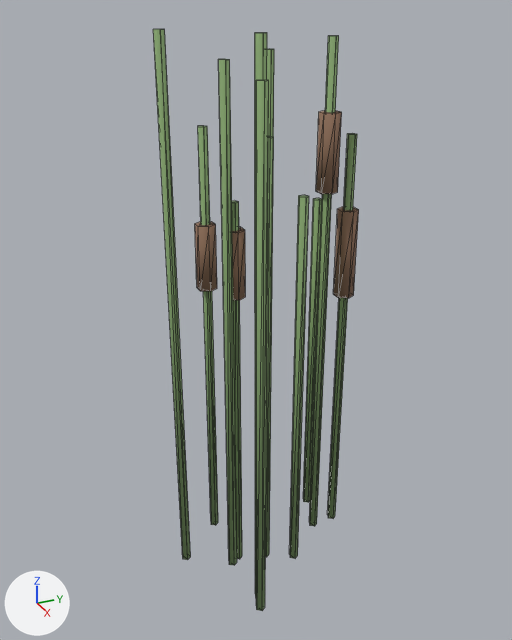
Renders of the glTF model prototype/assets/models/terrain/reeds_2.glb from each side of a commit.
One viewpoint serves both versions: a camera (50 mm lens) standing at (2.037, -0.903, 2.079) and looking at (-0.06, 0.041, 1.03). Every picture has the same lights, and +X, +Y and +Z are marked at lower left. The older version comes first. Mesh edges are drawn as thin lines.

The first picture shows 'reeds_2'.
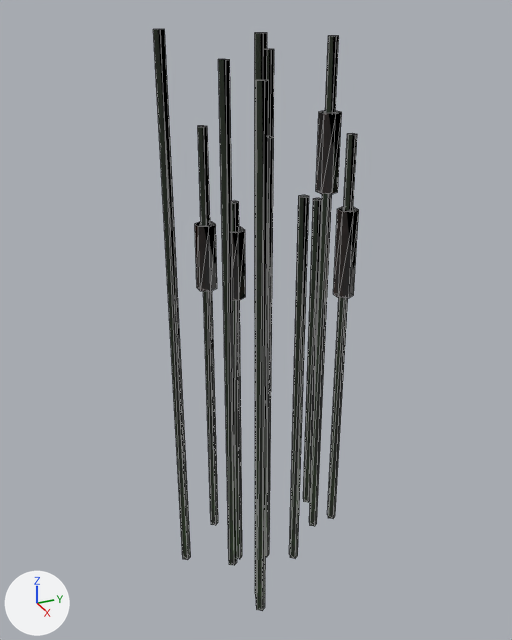
The change, as a diff of the scene's bpy script:
```diff
--- a/prototype/assets/models/terrain/reeds_2.glb.py
+++ b/prototype/assets/models/terrain/reeds_2.glb.py
@@ img_reeds_2_mat1_rough @@
+img_reeds_2_mat1_rough = load_image('reeds_2_mat1_rough', '_unpacked/reeds_2_mat1_rough', 128, 128, 'Non-Color')
@@ img_reeds_2_mat1_albedo @@
+img_reeds_2_mat1_albedo = load_image('reeds_2_mat1_albedo', '_unpacked/reeds_2_mat1_albedo', 128, 128, 'sRGB')
@@ img_reeds_2_mat1_norm @@
+img_reeds_2_mat1_norm = load_image('reeds_2_mat1_norm', '_unpacked/reeds_2_mat1_norm', 128, 128, 'Non-Color')
@@ img_reeds_2_mat0_rough @@
+img_reeds_2_mat0_rough = load_image('reeds_2_mat0_rough', '_unpacked/reeds_2_mat0_rough', 128, 128, 'Non-Color')
@@ img_reeds_2_mat0_albedo @@
+img_reeds_2_mat0_albedo = load_image('reeds_2_mat0_albedo', '_unpacked/reeds_2_mat0_albedo', 128, 128, 'sRGB')
@@ img_reeds_2_mat0_norm @@
+img_reeds_2_mat0_norm = load_image('reeds_2_mat0_norm', '_unpacked/reeds_2_mat0_norm', 128, 128, 'Non-Color')
@@ mat_reeds_2_mat0 @@
 mat_reeds_2_mat0 = bpy.data.materials.new('reeds_2_mat0')
-# nodes: BsdfPrincipled, OutputMaterial
-# colours: green #86a66f
+# nodes: BsdfPrincipled, Math, NormalMap, OutputMaterial, SeparateColor, TexImage x3
+# uses the picture img_reeds_2_mat0_albedo
+# uses the picture img_reeds_2_mat0_norm
+# uses the picture img_reeds_2_mat0_rough
@@ mat_reeds_2_mat1 @@
 mat_reeds_2_mat1 = bpy.data.materials.new('reeds_2_mat1')
-# nodes: BsdfPrincipled, OutputMaterial
-# colours: brown #906f59
+# nodes: BsdfPrincipled, Math, NormalMap, OutputMaterial, SeparateColor, TexImage x3
+# uses the picture img_reeds_2_mat1_albedo
+# uses the picture img_reeds_2_mat1_norm
+# uses the picture img_reeds_2_mat1_rough
@@ me_reeds_2_mesh @@
 me_reeds_2_mesh.from_pydata(...)  # 168 vertices, 272 faces; spans x -0.3..0.26, y -0.26..0.45, z 0.0..1.99
 # used by ob_reeds_2; location = (0.0, 0.0, 0.0)
+# me_reeds_2_mesh part 1: texture (UV) coordinates changed
 me_reeds_2_mesh.materials.append(mat_reeds_2_mat0)
```

Location of each change, [x1, y1, x2, y2] in pixels of the pictures (512 x 640 px):
'reeds_2', surface changed
    both: [153, 29, 359, 611]
